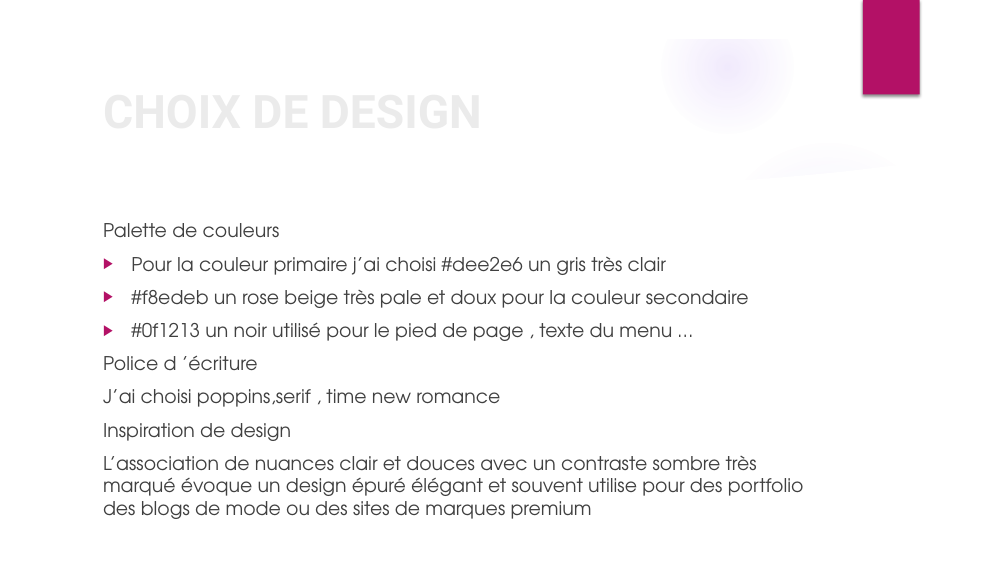
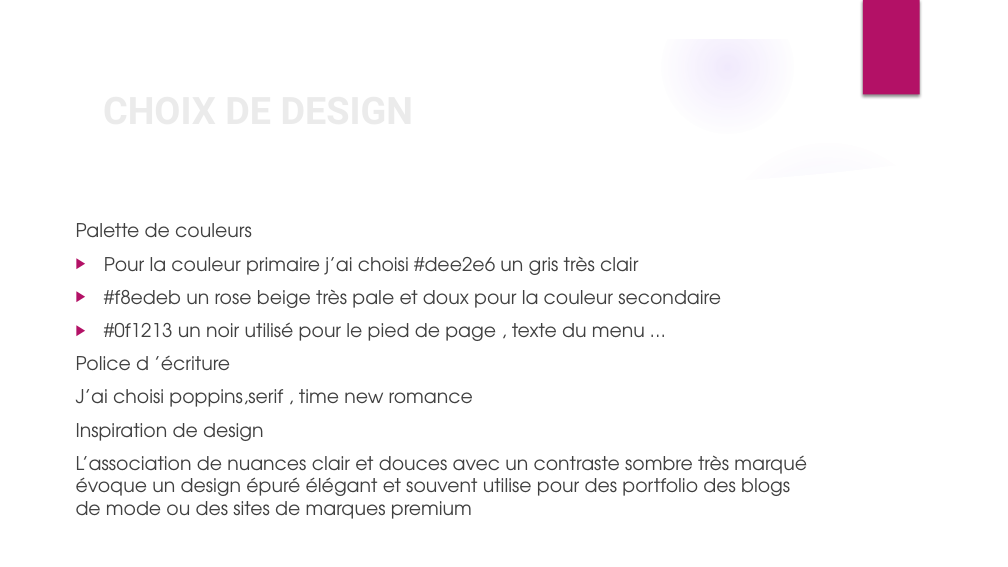
Before and after one commit to ndeyesokhnacisse212/cisse_ndeye_sokhna_AfriTalent, a slide deck: slide 4 of Cisse_Ndeye_Sokhna_Presentation.pptx. Drawn at 1008x567 pixels with LibreOffice and Linux fonts; fonts in the diff are those of the drawing; background and template pictures are left out. Boxes give left, top, right and bottom in pixels: in the first picture for what was removed or moved away, otherwise in the second. Text is boxed around its words. In the diff, an @@ line names an element or a change of style, - is before the commit and + after.

```diff
--- a/Cisse_Ndeye_Sokhna_Presentation.pptx
+++ b/Cisse_Ndeye_Sokhna_Presentation.pptx
@@ title "CHOIX DE DESIGN" at bbox=[173, 423, 264, 441]: size 44 to 36 pt @@
@@ text "Palette de couleurs" rewrapped from bbox=[103, 223, 804, 519] to bbox=[76, 223, 807, 519] @@
```
Also in this commit, not shown: 8 other slides changed, 2 slides added, 2 slides removed, 1 other file.
